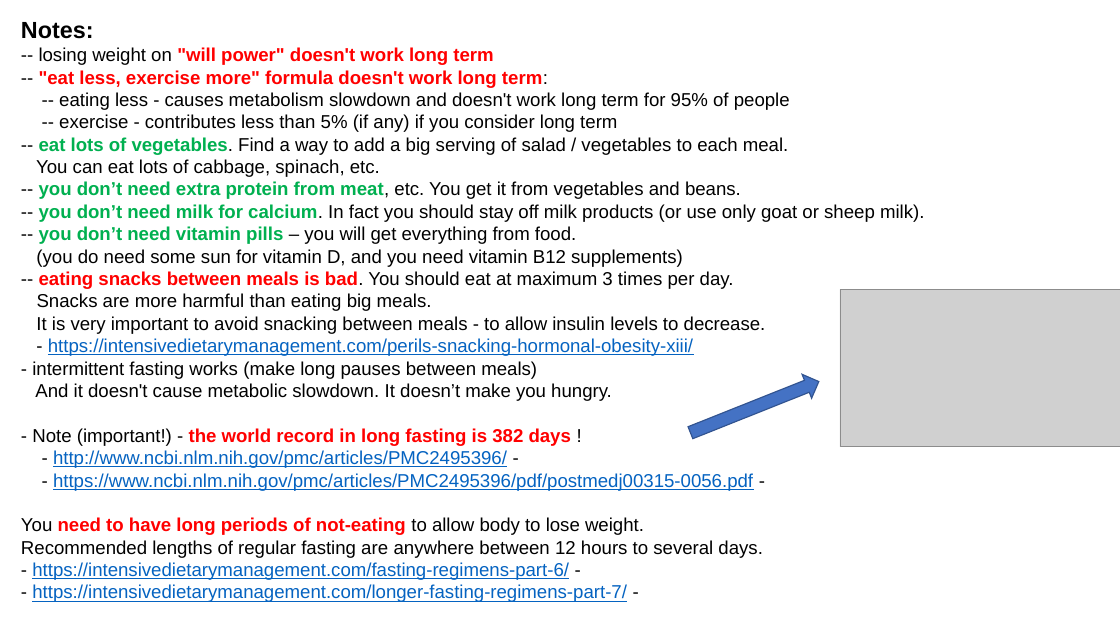
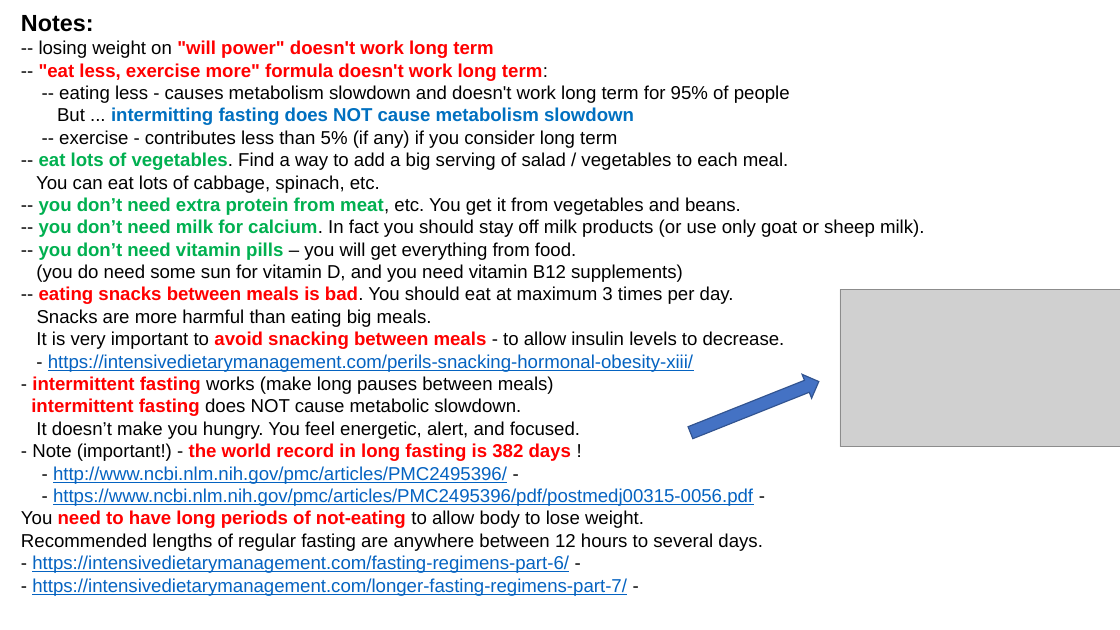
Before and after one commit to lselector/misc, a slide deck: slide 9 of _Life_Lose_Weight.pptx. Drawn at 1120x630 pixels with LibreOffice and Linux fonts; fonts in the diff are those of the drawing; grey boxes stand for pictures. Boxes give left, top, right and bottom in pixels: in the first picture for what was removed or moved away, otherwise in the second. Text is boxed around its words. In the diff, an @@ line names an element or a change of style, - is before the commit and + after.

```diff
--- a/_Life_Lose_Weight.pptx
+++ b/_Life_Lose_Weight.pptx
@@ text "Notes: -- losing weight on ...": place and size @@
-text "Notes: -- losing weight on ..." at (21, 22, 924, 602)
+text "Notes: -- losing weight on ..." at (21, 15, 924, 596)
@@ text at (36, 63, 790, 215): text changed @@
--- "eat less, exercise more" formula doesn't work long term:
--- eating less - causes metabolism slowdown and doesn't work long term for 95% of people
--- exercise - contributes less than 5% (if any) if you consider long term
--- eat lots of vegetables. Find a way to add a big serving of salad / vegetables to each meal.
-You can eat lots of cabbage, spinach, etc.
--- you don’t need extra protein from meat, etc. You get it from vegetables and beans.
+-- "eat less, exercise more" formula doesn't work long term:
+-- eating less - causes metabolism slowdown and doesn't work long term for 95% of people
+But ... intermitting fasting does NOT cause metabolism slowdown
+-- exercise - contributes less than 5% (if any) if you consider long term
+-- eat lots of vegetables. Find a way to add a big serving of salad / vegetables to each meal.
+You can eat lots of cabbage, spinach, etc.
+-- you don’t need extra protein from meat, etc. You get it from vegetables and beans.
@@ text at (32, 286, 785, 394): text colour #000000 to #FF0000, bold on in "avoid snacking between meals intermittent fasting" @@
@@ text at (31, 398, 580, 439): text changed @@
-And it doesn't cause metabolic slowdown. It doesn’t make you hungry.
+intermittent fasting does NOT cause metabolic slowdown.
+It doesn’t make you hungry. You feel energetic, alert, and focused.
```
Also in this commit, not shown: 1 other slide changed.
